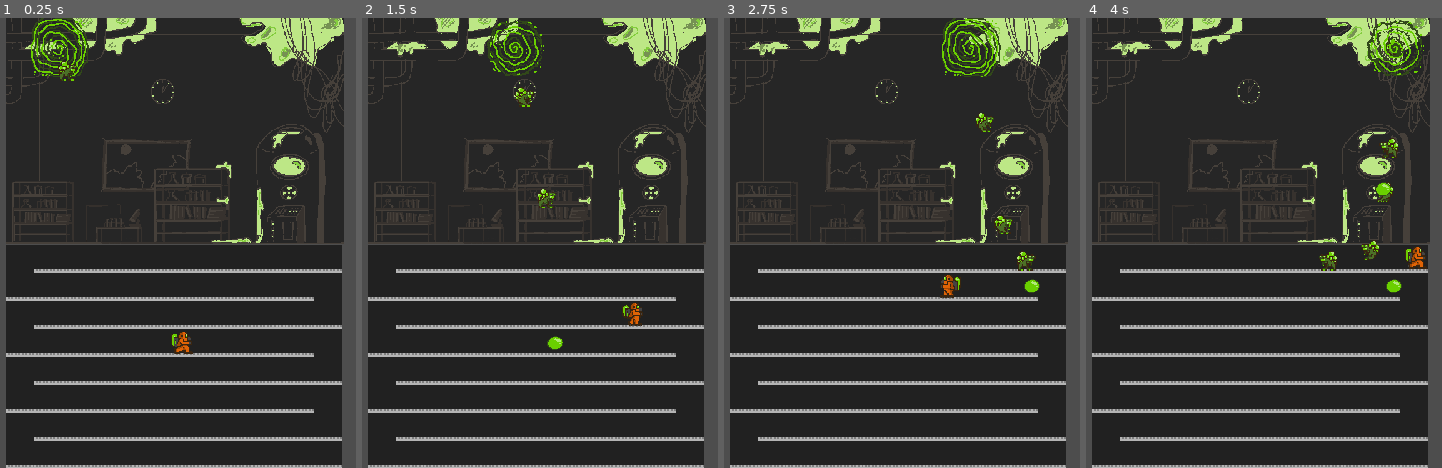
Above: before the commit, frames 1-4 (left to right).
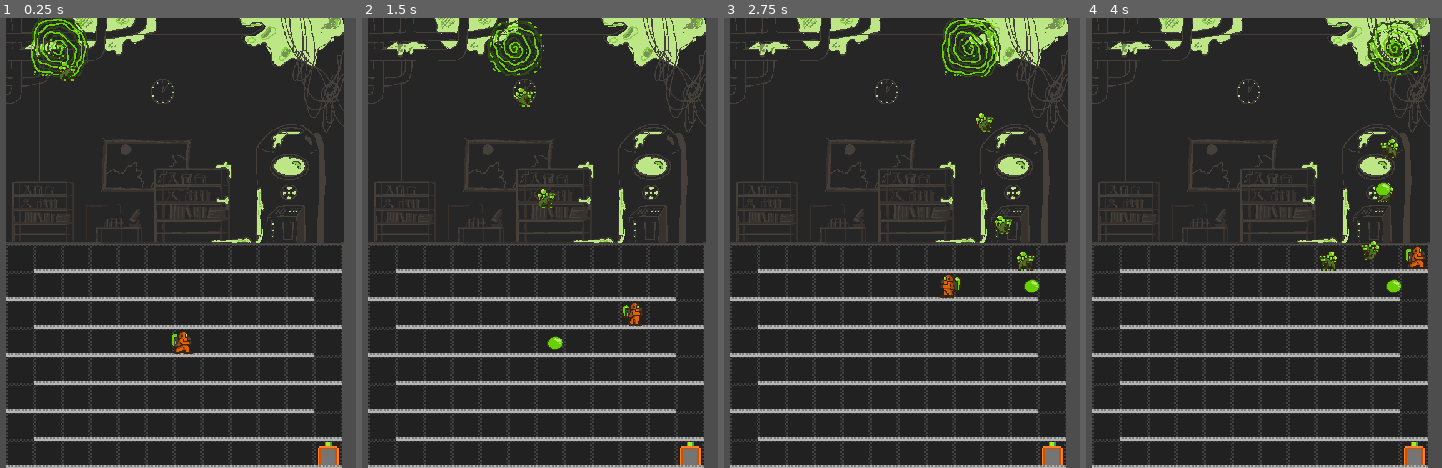
Above: after the commit, the same moments.

Repository: KrolPolski/Finnish-Game-Jam-2025
Game: Godot game, scene res://scenes/level_1.tscn
The game is run twice, just before and just after one commit, with the same random seed, the same clock (stepped at 60 frames per second) and the same inputs.
Inputs:
- Up to frame 1 (0.25 s): no input
- Up to frame 2 (1.5 s): tap Enter (enter_key) at 0.5, 0.8, 1.35 s; hold D (move_right) from 0.53 s (still down); tap Space (drop_bubble) at 0.6 s; tap W (climb_up) at 0.77 s
- Up to frame 3 (2.75 s): tap W (climb_up) at 1.52 s; tap Space (drop_bubble) at 1.55, 2.1 s; release D (move_right) at 2.03 s; hold A (move_left) from 2.03 s (still down); tap Enter (enter_key) at 2.3 s
- Up to frame 4 (4 s): release A (move_left) at 2.78 s; hold D (move_right) from 2.78 s (still down); tap Enter (enter_key) at 2.85, 3.8 s; tap W (climb_up) at 3.02, 3.77 s; tap Space (drop_bubble) at 3.05, 3.6 s

The runs differ from the first frame. In frame 1, 4.0% of the frame differs, in the area x 1-97%, y 50-100%; in frame 2, 4.0%; in frame 3, 4.0%; in frame 4, 4.0%.

Commit message:
added sounds to scene, tweaked floor tiles

Diff:
--- a/mob.gd
+++ b/mob.gd
@@ -14,7 +14,7 @@
 
 # Called when the node enters the scene tree for the first time.
 func _ready() -> void:
-	pass # Replace with function body.
+	$"../Sound_Effects/portal_spawn".play()
 
 
 # Called every frame. 'delta' is the elapsed time since the previous frame.
@@ -53,6 +53,13 @@
 		velocity.x = 0
 		velocity.y = FLOAT_SPEED
 		is_floating = true
+		$"../Sound_Effects/bubbled".play()
 		set_collision_mask_value(2, false)
 		set_collision_mask_value(3, false)
 		set_collision_mask_value(5, false)
+
+
+func _on_door_area_body_entered(body: Node2D) -> void:
+	# change scene to game over
+	$"../Sound_Effects/lose".play()
+	get_tree().paused = true
--- a/player_movement.gd
+++ b/player_movement.gd
@@ -47,6 +47,7 @@
 		instance.add_to_group("bubble")
 		main.add_child.call_deferred(instance)
 		$AnimatedSprite2D.play("player_shoot")
+		$"../Sound_Effects/set_trap".play()
 		get_parent().get_node("Portal2").score -= 5
 	#	bubble_count += 1
 
--- a/scenes/area_2d.gd
+++ b/scenes/area_2d.gd
@@ -51,6 +51,7 @@
 			if mob.is_in_group("mob"):
 				mob.queue_free()
 				score += 100
+				$"../Sound_Effects/portal_score".play()
 		mob_kill_list = null
 #func _on_area_entered(area: Area2D) -> void:
 	#print(area.name)
--- a/scenes/level_1.tscn
+++ b/scenes/level_1.tscn
@@ -20,12 +20,27 @@
 [ext_resource type="Texture2D" uid="uid://ygrp3kjnn4m" path="res://assets/character_sprites/player_sprite_3.png" id="13_mh742"]
 [ext_resource type="Texture2D" uid="uid://dlsp77nn3h4xl" path="res://assets/character_sprites/player_sprite_4.png" id="14_jtbev"]
 [ext_resource type="Texture2D" uid="uid://byxe4ygdsyd05" path="res://assets/character_sprites/player_shoot.png" id="15_yk8us"]
+[ext_resource type="Texture2D" uid="uid://d2n2tth7doaqa" path="res://assets/character_sprites/portal_sprite_orange_3.png" id="12_ji7kh"]
+[ext_resource type="Texture2D" uid="uid://dgjo6vr0qsqyp" path="res://assets/character_sprites/player_sprite_2.png" id="12_lx1n1"]
+[ext_resource type="Texture2D" uid="uid://b5arj256jqt3y" path="res://assets/tilesets/background_light.png" id="12_qxyaj"]
+[ext_resource type="Texture2D" uid="uid://b7jumbcpujo62" path="res://assets/character_sprites/portal_sprite_orange_4.png" id="13_06o7i"]
+[ext_resource type="Texture2D" uid="uid://bfi5h6hmgwqhi" path="res://assets/character_sprites/player_sprite_3.png" id="13_mh742"]
+[ext_resource type="Texture2D" uid="uid://g8q4eh7e6j2y" path="res://assets/character_sprites/player_sprite_4.png" id="14_jtbev"]
+[ext_resource type="Texture2D" uid="uid://b34uijsdykysj" path="res://assets/character_sprites/player_shoot.png" id="15_yk8us"]
+[ext_resource type="AudioStream" uid="uid://t4omsyqev36b" path="res://assets/sound/set_trap1.wav" id="21_x8i8j"]
+[ext_resource type="AudioStream" uid="uid://bybpu0l8kf5cx" path="res://assets/sound/portalspawn1.wav" id="22_ussg3"]
+[ext_resource type="AudioStream" uid="uid://bv3u0kuuxbhk7" path="res://assets/sound/backtoportal1.wav" id="23_0dy3h"]
+[ext_resource type="AudioStream" uid="uid://c6vii0lbagoh" path="res://assets/sound/bubble1.wav" id="24_nf6uj"]
+[ext_resource type="AudioStream" uid="uid://c3t71ajub1f3s" path="res://assets/sound/lose1.wav" id="25_swhuf"]
+[ext_resource type="AudioStream" uid="uid://dtc3jlso0bs4b" path="res://assets/sound/music/bubbletheme.wav" id="26_8hq2p"]
 
 [sub_resource type="TileSetAtlasSource" id="TileSetAtlasSource_suouw"]
 texture = ExtResource("1_qvcpk")
 0:0/0 = 0
 0:0/0/physics_layer_0/polygon_0/points = PackedVector2Array(-8, 6.25, 8, 6.25, 8, 8, -8, 8)
 1:0/0 = 0
+2:0/0 = 0
+2:0/0/physics_layer_0/polygon_0/points = PackedVector2Array(-8, -8, 8, -8, 8, 8, -8, 8)
 
 [sub_resource type="TileSet" id="TileSet_1fugo"]
 physics_layer_0/collision_layer = 1
@@ -140,7 +155,7 @@
 [node name="Floor" type="TileMapLayer" parent="Tilemaps"]
 position = Vector2(362, 721)
 scale = Vector2(2.8, 2.8)
-tile_map_data = PackedByteArray("AAAAAP//AAAAAAAAAAABAP//AAA …(120 unchanged characters)… JAP//AAAAAAAAAAAKAP//AAAAAAAAAAALAP//AAAAAAAAAAAAAP7/AAABAAAAAAABAP7/AAAAAAAAAAAC …(1314 unchanged characters)…
+tile_map_data = PackedByteArray("AAAAAP//AAAAAAAAAAABAP//AAA …(120 unchanged characters)… JAP//AAAAAAAAAAAKAP//AAAAAAAAAAALAP//AAACAAAAAAAAAP7/AAABAAAAAAABAP7/AAAAAAAAAAAC …(1314 unchanged characters)…
 tile_set = SubResource("TileSet_1fugo")
 collision_enabled = false
 
@@ -497,6 +512,31 @@
 one_way_collision_margin = 2.0
 metadata/_edit_group_ = true
 
+[node name="Sound_Effects" type="Node" parent="."]
+
+[node name="set_trap" type="AudioStreamPlayer" parent="Sound_Effects"]
+stream = ExtResource("21_x8i8j")
+
+[node name="portal_spawn" type="AudioStreamPlayer" parent="Sound_Effects"]
+stream = ExtResource("22_ussg3")
+
+[node name="portal_score" type="AudioStreamPlayer" parent="Sound_Effects"]
+stream = ExtResource("23_0dy3h")
+
+[node name="bubbled" type="AudioStreamPlayer" parent="Sound_Effects"]
+stream = ExtResource("24_nf6uj")
+
+[node name="lose" type="AudioStreamPlayer" parent="Sound_Effects"]
+stream = ExtResource("25_swhuf")
+
+[node name="AudioStreamPlayer5" type="AudioStreamPlayer" parent="Sound_Effects"]
+
+[node name="Music" type="Node" parent="."]
+
+[node name="Level_1_theme" type="AudioStreamPlayer" parent="Music"]
+stream = ExtResource("26_8hq2p")
+autoplay = true
+
 [connection signal="area_entered" from="Player/player_area" to="Player" method="_on_player_area_area_entered"]
 [connection signal="area_exited" from="Player/player_area" to="Player" method="_on_player_area_area_exited"]
 [connection signal="area_entered" from="Door_area" to="Door_area" method="_on_area_entered"]
Binary file changed: assets/tilesets/level1_floor.png
Not shown: 1 places in scenes/level_1.tscn that only renumber resources
Not shown, added: assets/sound/music/bubbletheme.wav
